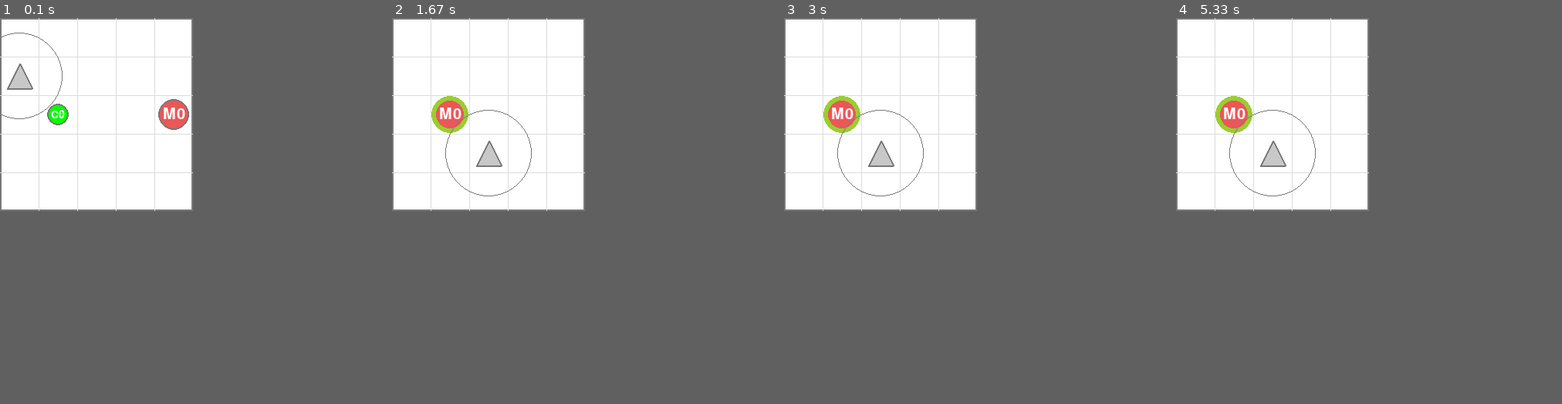
Above: before the commit, frames 1-4 (left to right).
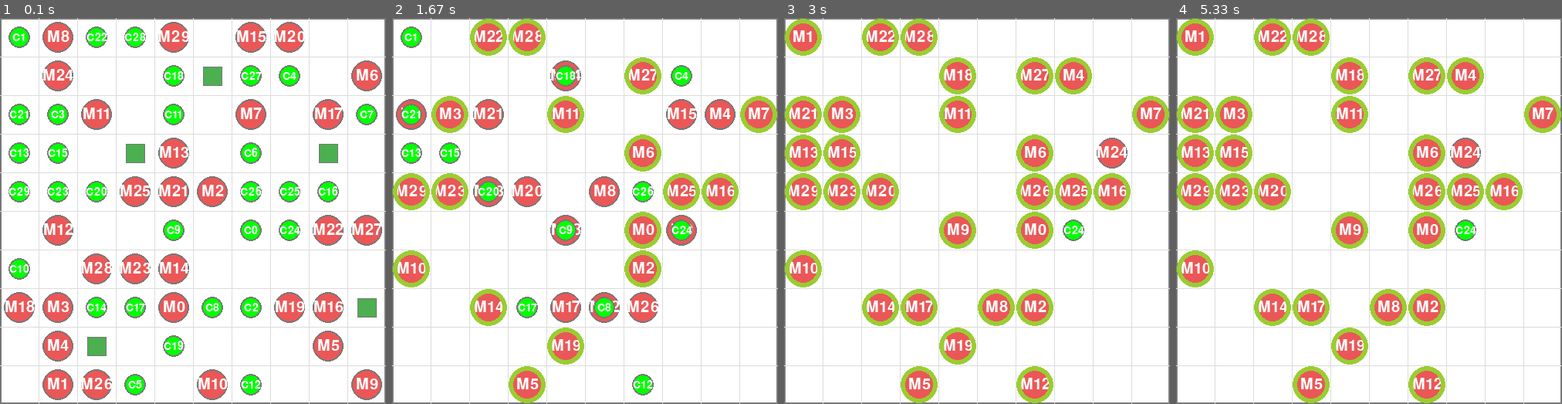
Above: after the commit, the same moments.

Repository: boannas/Senior_thesis
Game: pygame game, started from run_gridworld.py
Same seed, same stepped clock (60 frames per second), same inputs: the game is played once before the commit and once after it.
Inputs:
- Up to frame 1 (0.1 s): no input
- Up to frame 2 (1.67 s): tap Enter at 0.33 s
- Up to frame 3 (3 s): tap Space at 1.67 s
- Up to frame 4 (5.33 s): no input
The window is 250x250 before the commit and 500x500 after it. Grey fills any space a smaller window leaves; there, only what the larger window draws over its background counts as a difference.

The runs differ from the first frame. In frame 1, 25% of the frame differs, in the area x 0-100%, y 0-100%; in frame 2, 22%; in frame 3, 23%; in frame 4, 23%.

Commit message:
stupid avoid other mother
does mother need path path-planning with re-path every step

Diff:
--- a/base.yaml
+++ b/base.yaml
@@ -2,13 +2,13 @@
 # World configuration file
 # ==================================================================================
 simulation:
-  dt: 0.2
+  dt: 0.1
   fps: 30   # Frames per second for rendering
   seed: 42  # Random seed for reproducibility
 
 grid:
-  width: 5
-  height: 5
+  width: 10
+  height: 10
   cell_px: 50
 
 colors:
--- a/core/agents.py
+++ b/core/agents.py
@@ -68,7 +68,7 @@
                 if e.agent_type == 'mother':
                     mother.append((e, dist))
                 elif e.agent_type == 'child' and e.is_alive():
-                    print(e.id , e.energy)
+                    # print(e.id , e.energy)
                     child.append((e, dist))
                 elif e.agent_type == 'threat':
                     threat.append((e, dist))
--- a/core/world.py
+++ b/core/world.py
@@ -1,5 +1,4 @@
 import random
-# from core import agents
 from core.agents import ChildAgent, MotherAgent, ThreatAgent
 from core.entities import Food
 
@@ -18,8 +17,7 @@
         self.threats = []
 
         # 8-directions + stay
-        self.RANDOM_MOVES = [(0,0),(1,0),(-1,0),(0,1),(0,-1),(1,1),(1,-1),(-1,1),(-1,-1)]
-
+        self.RANDOM_MOVES = [(1,0),(-1,0),(0,1),(0,-1),(1,1),(1,-1),(-1,1),(-1,-1)]
 
         # Create mother agents
         for i, (mx, my) in enumerate(mother_starts):
@@ -59,41 +57,54 @@
     def mother_decision(self):
         perception_range = 100
         proposals = {}
-        # dx, dy = 0, 0
+        occupied_now = {(m.x, m.y) for m in self.mothers}
+
+        # Entities and agent - Mother received (All)
+        mother_receive = self.foods + self.mothers + self.children + self.threats
 
         for mother in self.mothers:
-            food_perceived, agents_perceived = mother.scan_perception(self.foods + self.mothers + self.children + self.threats, perception_range=perception_range)
-
-            # print("mother", agents_perceived[0], '\n')
-            # print("child", agents_perceived[1], '\n')
-            # print("threat", agents_perceived[2], '\n')
+            food_perceived, agents_perceived = mother.scan_perception(mother_receive, perception_range=perception_range)
 
             if not food_perceived:
                 child = mother.child
 
                 if child is not None:
-                    dx, dy = mother.step_towards(child.x, child.y)
+                    goal = (child.x, child.y)
+
+                    dx, dy = mother.step_towards(*goal)
 
                     nx = max(0, min(self.grid_w - 1, mother.x + dx))
                     ny = max(0, min(self.grid_h - 1, mother.y + dy))
+
+                    # if blocked right now, locally replan one step
+                    if (nx, ny) in occupied_now and (nx, ny) != (mother.x, mother.y):
+                        nx, ny = self.best_step(mother, goal, occupied_now)
+                        # print(mother.id , nx, ny)
+                        # print(mother)
                     proposals[mother] = (nx, ny)
 
-                    if child is not None and mother.Manhattan_distance_to(child.x, child.y) == 0:
-                        # Pick up child
+                    if child is not None and abs(nx - child.x) + abs(ny - child.y) == 0:
                         child.set_carried(True)
                 continue
 
             food_perceived.sort(key=lambda t: t[1])
 
             target_food = food_perceived[0][0]   # nearest food
-            dx, dy = mother.step_towards(target_food.x, target_food.y)
+            goal = (target_food.x, target_food.y)
+            dx, dy = mother.step_towards(*goal)
             nx = max(0, min(self.grid_w - 1, mother.x + dx))
             ny = max(0, min(self.grid_h - 1, mother.y + dy))
+            # if blocked right now, locally replan one step
+            if (nx, ny) in occupied_now and (nx, ny) != (mother.x, mother.y):
+                nx, ny = self.best_step(mother, goal, occupied_now)
+
             proposals[mother] = (nx, ny)
 
+
             # Check if food is collected (distance == 0)
-            if food_perceived[0][1] == 0 and not target_food.collected:
+            if abs(nx - target_food.x) + abs(ny - target_food.y) == 0 and not target_food.collected:
                 target_food.collect()
+
 
         self.resolve_and_apply_moves(self.mothers, proposals)
 
@@ -135,16 +146,21 @@
             a.x, a.y = nx, ny
             occupied.add((nx, ny))
 
+
     def threat_decision(self):
-        perception_range = 2
-        avoid_range = 0
+        perception_range = 3
+        avoid_range = 1
         proposals = {}
 
+        # Entities and agent - Threat received (mother + child) not care other threats & food
+        threat_receive = self.mothers + self.children
+
         for threat in self.threats:
-            _, agents_perceived = threat.scan_perception(self.mothers + self.children, perception_range)
+            _, agents_perceived = threat.scan_perception(threat_receive, perception_range)
             mother_percieved = agents_perceived[0]
             child_perceived = agents_perceived[1]
 
+            # # 1st priority: Afraid to mother agent (Moving away from mother)
             if mother_percieved:
                 mother_percieved.sort(key=lambda t:t[1])
                 closest_mother, m_dist = mother_percieved[0]
@@ -166,29 +182,67 @@
                     # print(best_moves)
 
                     proposals[threat] = random.choice(best_moves)
-                    continue
-
-            elif not child_perceived:
+                    # continue
+
+            # 2nd priority: Child huntering (Moving closer to closest child)
+            elif child_perceived:
+                target_child, _ = child_perceived[0]
+                if not target_child.is_carried:
+                    dx, dy = threat.step_towards(target_child.x, target_child.y)
+                    nx = max(0, min(self.grid_w - 1, threat.x + dx))
+                    ny = max(0, min(self.grid_h - 1, threat.y + dy))
+                    proposals[threat] = (nx, ny)
+
+                dist = abs(target_child.x - threat.x) + abs(target_child.y - threat.y)
+                print([threat.x, threat.y], [target_child.x, target_child.y])
+                # print(target_child, target_child.energy, dist)
+                # Attack if on child
+                if dist == 0 and target_child.is_alive():
+                    target_child.energy -= random.randint(5, 10)
+
+            # last choice: Threat move randomly
+            else:
                 dx, dy = random.choice(self.RANDOM_MOVES)
                 nx = max(0, min(self.grid_w - 1, threat.x + dx))
                 ny = max(0, min(self.grid_h - 1, threat.y + dy))
                 proposals[threat] = (nx, ny)
-                continue
-
-            target_child, dist = child_perceived[0]
-            if not target_child.is_carried:
-                dx, dy = threat.step_towards(target_child.x, target_child.y)
-                nx = max(0, min(self.grid_w - 1, threat.x + dx))
-                ny = max(0, min(self.grid_h - 1, threat.y + dy))
-                proposals[threat] = (nx, ny)
-            else:
-                # dx, dy = random.choice(self.RANDOM_MOVES)
-                pass
-
-
-
-            # Attack if on child
-            if dist == 0 and target_child.is_alive():
-                target_child.energy -= random.randint(5, 10)
+                # continue
+
+
 
         self.resolve_and_apply_moves(self.threats, proposals)
+
+    def best_step(self, mother, goal_xy, occupied_now):
+        gx, gy = goal_xy
+        candidates = [(mother.x, mother.y)]
+        for dx, dy in self.RANDOM_MOVES:
+            nx, ny = mother.x + dx, mother.y + dy
+            if 0 <= nx < self.grid_w and 0 <= ny < self.grid_h:
+                candidates.append((nx, ny))
+
+        def score(cell):
+            nx, ny = cell
+
+            # Check occupied grid
+            if (nx, ny) in occupied_now and (nx, ny) != (mother.x, mother.y):
+                return 10**9
+
+            s = abs(nx - gx) + abs(ny - gy)     # Distance from possible action <-> goal point
+
+            for (ox, oy) in occupied_now:
+                print(occupied_now)
+                if (ox, oy) == (mother.x, mother.y):
+                    continue
+
+                # Checking not to move closer to another mother
+                if abs(nx - ox) + abs(ny - oy) == 1:
+                    # print([nx, ny], [ox, oy])
+                    s += 0
+
+            # Stay the same place will be small pernalty
+            if (nx, ny) == (mother.x, mother.y):
+                s += 10**9
+            return s
+
+        print([mother.x, mother.y], candidates , min(candidates))
+        return min(candidates, key=score)
--- a/ui/pygame_viewer.py
+++ b/ui/pygame_viewer.py
@@ -34,20 +34,20 @@
 
 
     mother_starts, occupied = random_unique_positions(
-        n=1, grid_w=grid_w, grid_h=grid_h, occupied=occupied
+        n=30, grid_w=grid_w, grid_h=grid_h, occupied=occupied
     )
 
     child_starts, occupied = random_unique_positions(
-        n=1, grid_w=grid_w, grid_h=grid_h, occupied=occupied
+        n=30, grid_w=grid_w, grid_h=grid_h, occupied=occupied
     )
 
     threat_starts, occupied = random_unique_positions(
-        n=1, grid_w=grid_w, grid_h=grid_h, occupied=occupied
+        n=0, grid_w=grid_w, grid_h=grid_h, occupied=occupied
     )
     # Entity positions
     # food_positions = cfg["food"].get("positions", [])
     food_positions, occupied = random_unique_positions(
-        n=0, grid_w=grid_w, grid_h=grid_h, occupied=occupied
+        n=5, grid_w=grid_w, grid_h=grid_h, occupied=occupied
     )
 
     # print("food_positions:", food_positions)
